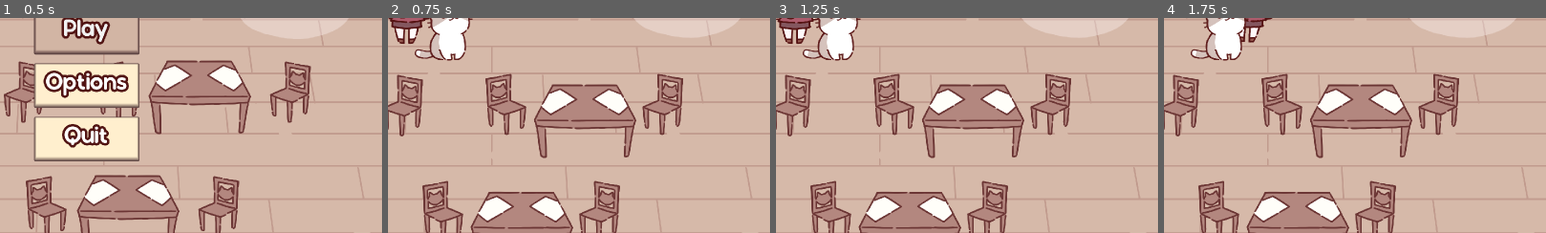
Above: before the commit, frames 1-4 (left to right).
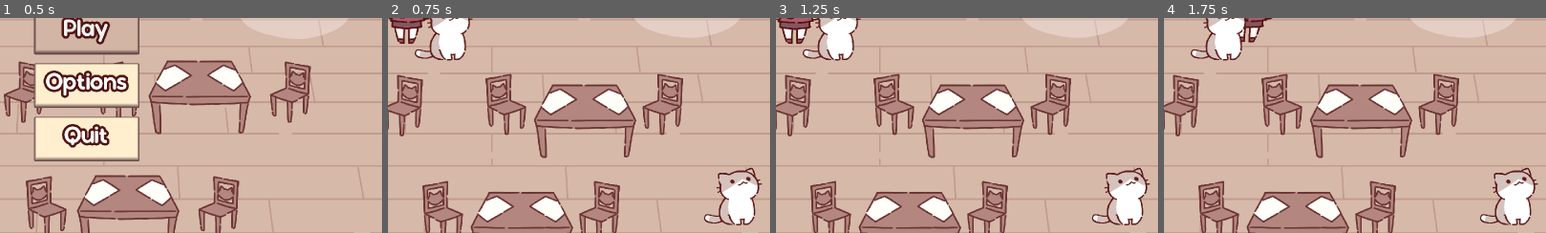
Above: after the commit, the same moments.

Repository: NuTrynity/Little-Cat-Cafe
Game: Godot game, scene res://Nodes/UI/main_menu.tscn
Two runs of this game, one before a commit and one after it. Both use one fixed random seed, a clock stepped at 60 frames per second and the inputs below.
Inputs:
- Up to frame 1 (0.5 s): no input
- Up to frame 2 (0.75 s): click "Play" at 0.5 s
- Up to frame 3 (1.25 s): no input
- Up to frame 4 (1.75 s): hold Right (move_right) from 1.28 s (still down); hold E (interact) from 1.28 s (still down)
The pictures show only the part of the screen within x 39-89%, y 34-84%; the shares and areas given below are measured in that part.

Frame 1 is identical in both runs. In frame 2, 1.9% of the frame differs, in the area x 82-98%, y 69-97%; in frame 3, 1.9%; in frame 4, 1.9%.

Commit message:
cat ai works slightly better now

Diff:
--- a/Scripts/CharacterScripts/Cat.gd
+++ b/Scripts/CharacterScripts/Cat.gd
@@ -10,7 +10,6 @@
 
 @onready var standing_timer := Timer.new() as Timer
 @onready var pause_timer := Timer.new() as Timer
-
 
 @onready var aiMvt := $AiMovement as CatAiMovement
 
@@ -41,14 +40,16 @@
 			if !aiMvt.can_target_customer():
 				aiMvt.untarget_customer()
 				to_idle_stand()
-				return
-			if aiMvt.reached_target():
+			elif aiMvt.reached_target():
 				to_act()
-				return
-			aiMvt.approach_target()
+			else:
+				aiMvt.approach_target()
 
 		State.ACT:
-			pass
+			if !aiMvt.can_target_customer():
+				aiMvt.untarget_customer()
+				to_idle_walk()
+				pause_timer.stop()
 
 		State.HUNGRY:
 			pass
@@ -84,7 +85,7 @@
 	npc.patience_timer.set_paused(true)
 
 func start_standing_timer():
-	standing_timer.wait_time = rng.randf_range(3.0, 10.0)
+	standing_timer.wait_time = rng.randf_range(2.0, 10.0)
 	standing_timer.start()
 
 func start_pause_timer():
--- a/scene_0.tscn
+++ b/scene_0.tscn
@@ -88,6 +88,9 @@
 [node name="Cat" parent="." instance=ExtResource("9_qriue")]
 position = Vector2(1193, 622)
 
+[node name="Cat2" parent="." instance=ExtResource("9_qriue")]
+position = Vector2(2162, 1174)
+
 [node name="TileMap" type="TileMap" parent="."]
 visible = false
 tile_set = SubResource("TileSet_m4xsq")
